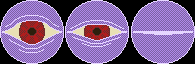
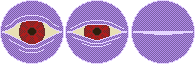
The second w=195, h=64 image is a revision of the first. Changes to its layers:
hid "Layer 4" over [0, 0, 195, 64]
